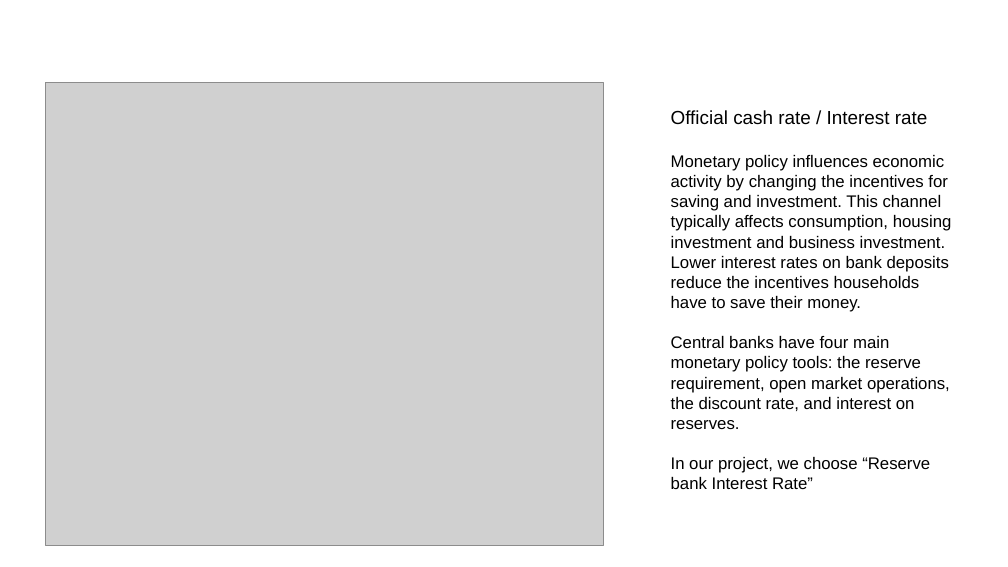
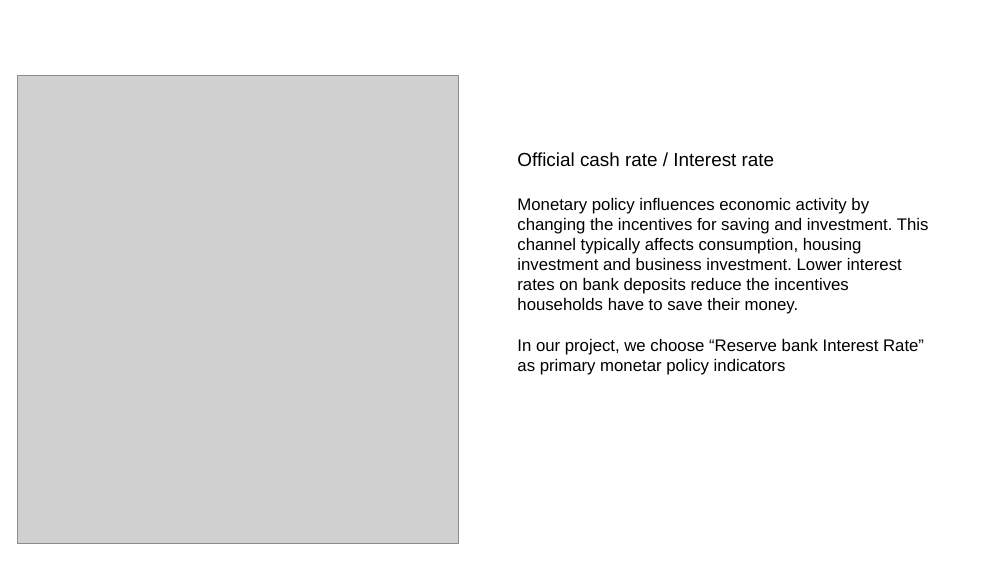
Before and after one commit to ansrali/data422-group-project, a slide deck: slide 5 of Group Project Presentation.pptx. Drawn at 1008x567 pixels with LibreOffice and Linux fonts; fonts in the diff are those of the drawing; grey boxes stand for pictures; background and template pictures are left out. Boxes give left, top, right and bottom in pixels: in the first picture for what was removed or moved away, otherwise in the second. Text is boxed around its words. In the diff, an @@ line names an element or a change of style, - is before the commit and + after.

```diff
--- a/Group Project Presentation.pptx
+++ b/Group Project Presentation.pptx
@@ picture: place and size @@
-picture at bbox=[45, 82, 603, 545]
+picture at bbox=[18, 76, 459, 544]
@@ text "Official cash rate / Interest ...": place and size @@
-text "Official cash rate / Interest ..." at bbox=[671, 110, 952, 489]
+text "Official cash rate / Interest ..." at bbox=[517, 152, 929, 375]
@@ text at bbox=[517, 339, 924, 375]: text changed @@
-Central banks have four main monetary policy tools: the reserve requirement, open market operations, the discount rate, and interest on reserves.
-In our project, we choose “Reserve bank Interest Rate”
+In our project, we choose “Reserve bank Interest Rate” as primary monetar policy indicators
```
Also in this commit, not shown: 1 other slide changed.
